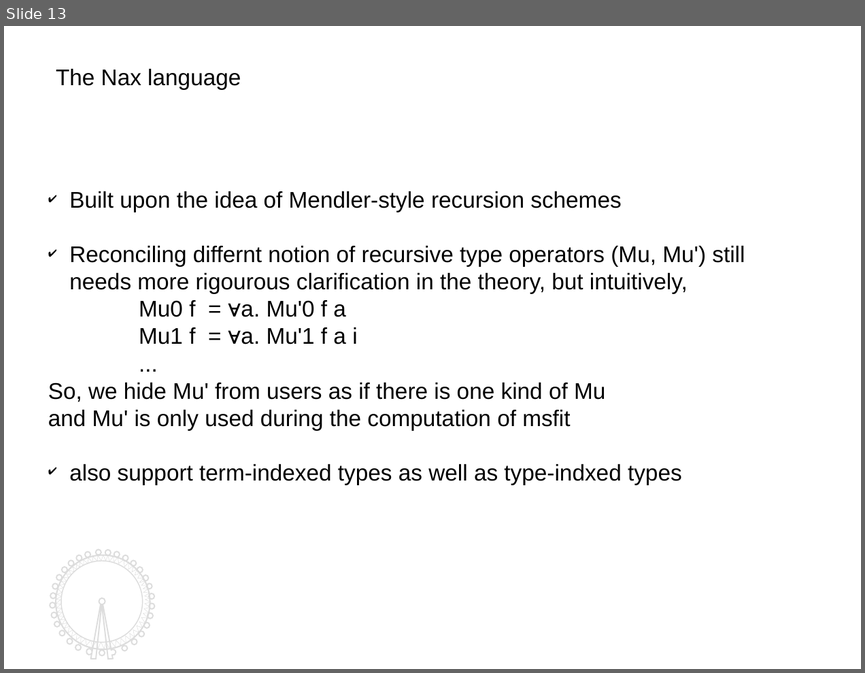
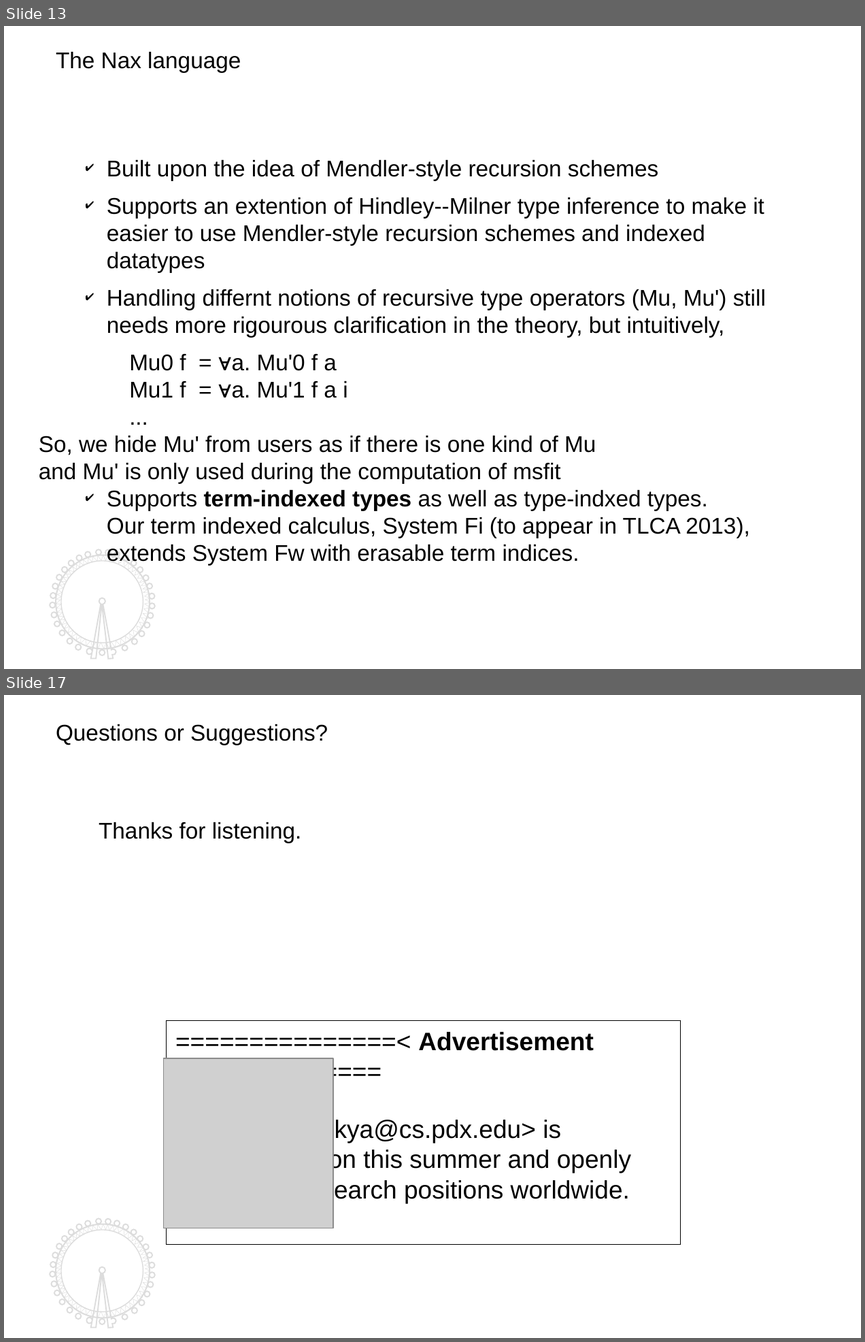
Before and after one commit to kyagrd/naxPapers, a slide deck: draft/TYPES13/ppt/myslide.odp. Shown one above the other, each under a label of ours: slide 13 before the commit, slides 13 and 17 after it; the slides between them are not shown. The pictures are 865x673 and 865x1342 pixels, drawn with LibreOffice and Linux fonts; fonts in the diff are those of the drawing; grey boxes stand for pictures. Boxes give left, top, right and bottom in pixels: in the first picture for what was removed or moved away, otherwise in the second. Text is boxed around its words. In the diff, an @@ line names an element or a change of style, - is before the commit and + after.

```diff
--- a/draft/TYPES13/ppt/myslide.odp
+++ b/draft/TYPES13/ppt/myslide.odp
@@ slide 17 added at box(4, 695, 861, 1338), background #FFFFFF; not listed: 4 template elements that a slide beside it also shows @@
@@ text added at box(56, 724, 328, 745), 18 pt, text #000000 @@
+Questions or Suggestions?
@@ text added at box(99, 822, 302, 843), 18 pt, text #000000 @@
+Thanks for listening.
@@ rectangle added at box(167, 1021, 680, 1245), outline #000000 0 pt, 20 pt, text #000000 @@
+===============< Advertisement >=============
+Ki Yung Ahn <kya@cs.pdx.edu> is graduating soon this summer and openly looking for research positions worldwide.
@@ picture added at box(164, 1058, 334, 1227) @@
@@ slide 13 changed as well @@
@@ text "The Nax language": place and size @@
-text "The Nax language" at box(56, 69, 241, 89)
+text "The Nax language" at box(56, 52, 241, 72)
@@ text "Built upon the idea of ...": place and size @@
-text "Built upon the idea of ..." at box(48, 191, 745, 484)
+text "Built upon the idea of ..." at box(39, 160, 766, 565)
@@ text at box(107, 160, 658, 180): indent changed; more space between paragraphs @@
@@ text at box(107, 197, 766, 337): text changed @@
-✔ Reconciling differnt notion of recursive type operators (Mu, Mu') still needs more rigourous clarification in the theory, but intuitively,
+✔ Supports an extention of Hindley--Milner type inference to make it easier to use Mendler-style recursion schemes and indexed datatypes
+✔ Handling differnt notions of recursive type operators (Mu, Mu') still needs more rigourous clarification in the theory, but intuitively,
@@ text at box(107, 490, 749, 565): text changed @@
-✔ also support term-indexed types as well as type-indxed types
+✔ Supports term-indexed types as well as type-indxed types.
+  Our term indexed calculus, System Fi (to appear in TLCA 2013), extends System Fw with erasable term indices.
@@ outline redrawn in 3 elements at box(56, 555, 150, 649), box(50, 550, 155, 658), box(56, 555, 150, 649) @@
```
Also in this commit, not shown: 12 other slides changed, 3 other slides added, 2 slides removed, 2 other files.
